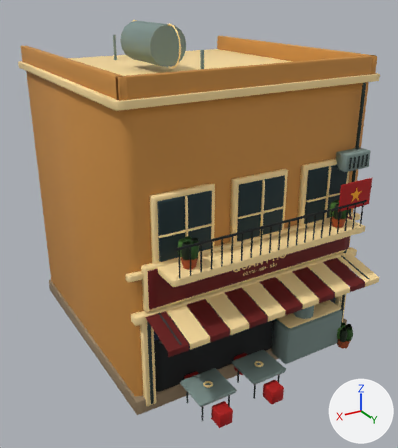
One commit to the FBX model Assets/PhoViet/Art/Streets/PV_StreetShop00.fbx: the scene before it, then after it.
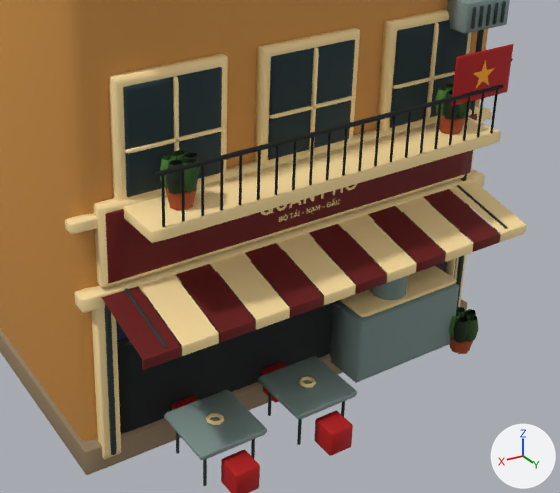
There are two pictures of each version: one whole from a 50 mm lens placed at (8.59, 15.12, 10.85), pointed at (0.28, 1.27, 3.92), one close up on the part from 23% to 100% of the width and 34% to 95% of the height. Arrows for +X, +Y and +Z are at lower right; the lights stay in place. The first two pictures are the older version. Objects named as collision shapes, trigger or cutter boxes, shadow casters or lower levels of detail are left out. Where no turn or scale is listed for an object, it has been applied to the vertices. Vertices at exactly the same position are counted once.

In view in the first close-up: 'PV_StreetShop00_LOD0'.
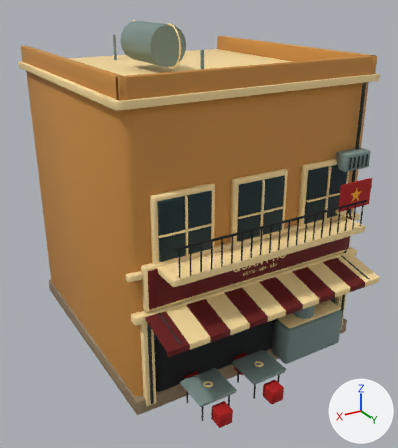
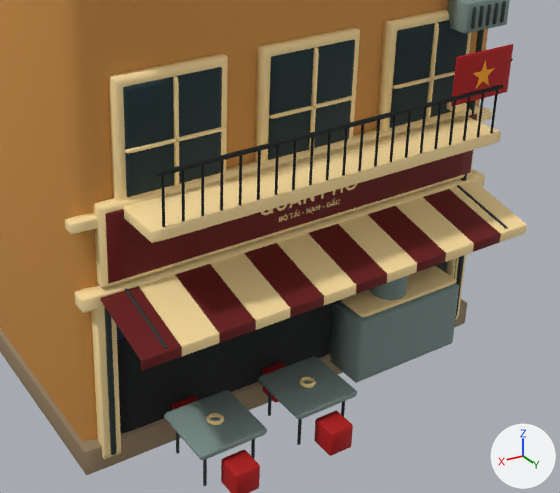
What the commit changed:
me_pv_streetshop00_lod0_003 is used by ob_pv_streetshop00_lod0; location (0.0, 0.0, 0.0).
me_pv_streetshop00_lod0_003 had 5164 vertices, 3976 faces and spanned x -4.03..4.03, y -4.05..5.86, z 0.0..9.94.
me_pv_streetshop00_lod0_003 now has 4864 vertices, 3826 faces and spans x -4.03..4.03, y -4.05..5.86, z 0.0..9.94.
me_pv_streetshop00_lod0_003 part 1: 18 loose pieces with 318 vertices, spanning x -3.31..2.78, y 4.24..5.06, z 0.24..5.16, are deleted.
me_pv_streetshop00_lod0_003 part 2: 72 vertices moved from x -3.04..3.04, y 5.33..5.37, z 2.67..2.83 to x -3.02..3.02, y 5.33..5.37, z 2.67..2.83; 568 vertices removed from x -3.59..3.59, y 4.1..5.37, z 2.66..3.13; 616 vertices added at x -3.61..3.61, y 4.1..5.37, z 2.66..3.13.
Other edits to the shape of me_pv_streetshop00_lod0_003 do not show in these pictures.

Boxes [x1, y1, x2, y2] around the edits, measured in the close-ups (560 x 493 px; the box of a moved part takes in the faces that stretch with it):
'PV_StreetShop00_LOD0', reshaped
    before: [0, 0, 526, 493]
    after: [0, 0, 527, 493]
part 1 of me_pv_streetshop00_lod0_003, deleted
    before: [160, 84, 478, 354]
part 2 of me_pv_streetshop00_lod0_003, moved or reshaped
    before: [101, 181, 526, 370]
    after: [100, 181, 527, 371]
